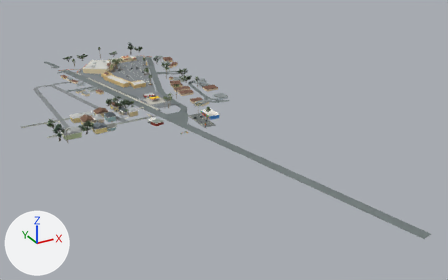
One commit to the glTF model dist/assets/plaza.glb: the scene before it, then after it.
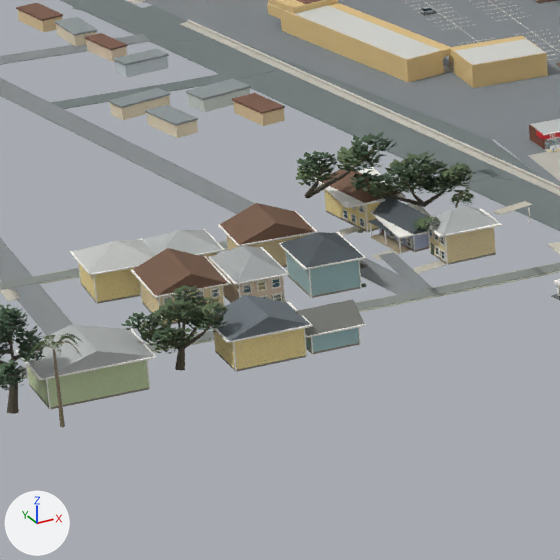
Each version is shown whole from a 50 mm camera at (-674.0, -2362.0, 301.0) aimed at (-328.0, -1734.0, -13.0), then close up on the part from 13% to 33% of the width and 27% to 59% of the height. The lights are fixed; the arrows at lower left show +X, +Y and +Z. The last two pictures show the newer version. Where no turn or scale is listed for an object, it has been applied to the vertices. Vertices at exactly the same position are counted once.

Names of what the first close-up shows: 'architecture', 'foliage', 'glass', 'ground', 'roof', 'wood'.
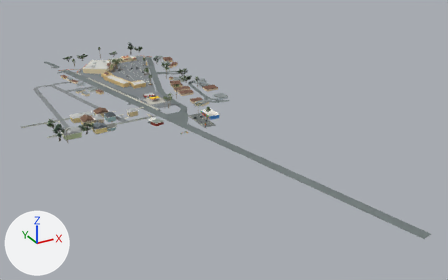
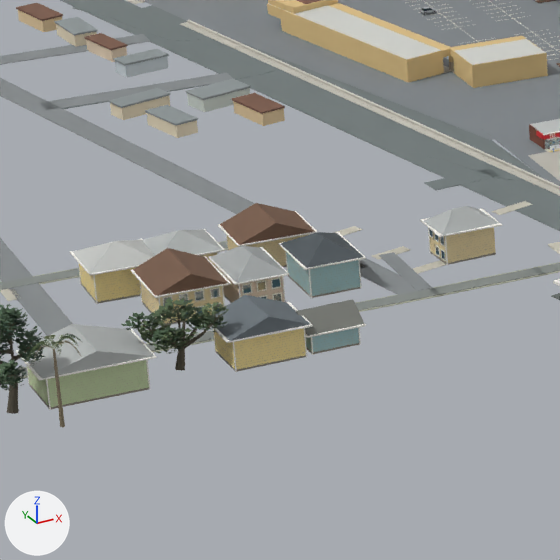
Where the change shows, as pixel boxes [x1, y1, x2, y2] in the close-ups (560 x 560 px):
'foliage', reshaped, moved
    both: [0, 0, 560, 390]
'glass', reshaped (mostly hidden)
    before: [164, 8, 444, 311]
    after: [164, 8, 445, 318]
part 1 of me_mesh_0, deleted
    before: [315, 167, 560, 296]
part 2 of me_mesh_1, deleted
    before: [368, 219, 395, 236]
part 3 of me_mesh_1, deleted
    before: [373, 195, 430, 234]
part 4 of me_mesh_1, deleted (brown)
    before: [320, 167, 400, 203]
part 5 of me_mesh_2, deleted
    before: [343, 205, 411, 246]
part 6 of me_mesh_4, added
    after: [40, 73, 234, 110]
part 7 of me_mesh_5, deleted
    before: [167, 132, 476, 327]
part 8 of me_mesh_6, deleted
    before: [164, 147, 531, 325]

The edits, one by one:
me_mesh_0 is used by ob_architecture; location (-383.9, -1543.9, 6.3).
me_mesh_0 had 111747 vertices, 216335 faces and spanned x -128.0..128.0, y -174.0..174.0, z -6.0..6.0.
me_mesh_0 now has 111083 vertices, 215339 faces and spans x -128.0..128.0, y -174.0..174.0, z -6.0..6.0.
me_mesh_0 part 1: 83 loose pieces with 664 vertices, spanning x -44.0..-8.0, y -121.0..-46.0, z -6.0..1.0, are deleted.
me_mesh_1 is used by ob_roof; location (-383.7, -1537.4, 7.9).
me_mesh_1 had 402 vertices, 554 faces and spanned x -128.0..128.0, y -157.0..157.0, z -5.0..5.0.
me_mesh_1 now has 382 vertices, 530 faces and spans x -128.0..128.0, y -157.0..157.0, z -5.0..5.0.
me_mesh_1 part 2: the loose piece of 8 vertices spanning x -40.0..-35.0, y -88.0..-75.0, z -4.0 is deleted.
me_mesh_1 part 3: the loose piece of 6 vertices spanning x -38.0..-28.0, y -89.0..-71.0, z -3.0..0.0 is deleted.
me_mesh_1 part 4: the loose piece of 6 vertices spanning x -44.0..-31.0, y -73.0..-52.0, z -1.0..3.0 is deleted.
me_mesh_2 is used by ob_glass; location (-410.5, -1544.8, 3.3).
me_mesh_2 had 2424 vertices, 3660 faces and spanned x -99.0..99.0, y -154.0..154.0, z -3.0..3.0.
me_mesh_2 now has 2188 vertices, 3288 faces and spans x -99.0..99.0, y -154.0..154.0, z -3.0..3.0.
me_mesh_2 part 5: 25 loose pieces with 236 vertices, spanning x -15.0..-8.0, y -79.0..-55.0, z -2.0..3.0, are deleted.
me_mesh_4 is used by ob_ground; location (-401.3, -1681.3, 0.3).
Verts and faces of me_mesh_4; kept vertices keep their numbers, new ones are numbered from 3559.
me_mesh_4 had 3559 vertices, 5177 faces and spanned x -147.0..147.0, y -356.0..356.0, z 0.0.
me_mesh_4 now has 3567 vertices, 5183 faces and spans x -147.0..147.0, y -356.0..356.0, z 0.0.
Part 6, on me_mesh_4:
New vertex 3559 is at (-61.0, 191.0, 0.0), pixel (38, 102).
New vertex 3560 is at (-61.0, 185.0, 0.0), pixel (46, 110).
New vertex 3561 is at (-61.0, 191.0, 0.0), pixel (39, 103).
New vertex 3562 is at (-61.0, 185.0, 0.0), pixel (46, 110).
New vertices 3563 to 3566 stand at vertices 3559 to 3562, in that order, plus (46.0, 0.0, 0.0).
New faces: (3559, 3560, 3563), (3560, 3564, 3563), (3559, 3563, 3561), (3561, 3563, 3565), (3560, 3562, 3564), (3562, 3566, 3564).
me_mesh_5 is used by ob_foliage; location (-397.0, -1518.4, 11.0).
me_mesh_5 had 108713 vertices, 63647 faces and spanned x -125.0..125.0, y -178.0..178.0, z -11.0..11.0.
me_mesh_5 now has 95531 vertices, 52375 faces and spans x -125.0..125.0, y -178.0..178.0, z -11.0..11.0.
me_mesh_5 part 7: 2543 loose pieces with 13131 vertices, spanning x -85.0..-2.0, y -144.0..-82.0, z -11.0..11.0, are deleted.
Other edits to the shape of me_mesh_5 do not show in these pictures.
me_mesh_6 is used by ob_wood; location (-397.1, -1531.2, 10.9).
me_mesh_6 had 55135 vertices, 92731 faces and spanned x -123.0..123.0, y -189.0..189.0, z -11.0..11.0.
me_mesh_6 now has 51669 vertices, 86447 faces and spans x -123.0..123.0, y -189.0..189.0, z -11.0..11.0.
me_mesh_6 part 8: 209 loose pieces with 3436 vertices, spanning x -82.0..7.0, y -129.0..-66.0, z -11.0..8.0, are deleted.
Other edits to the shape of me_mesh_6 do not show in these pictures.
